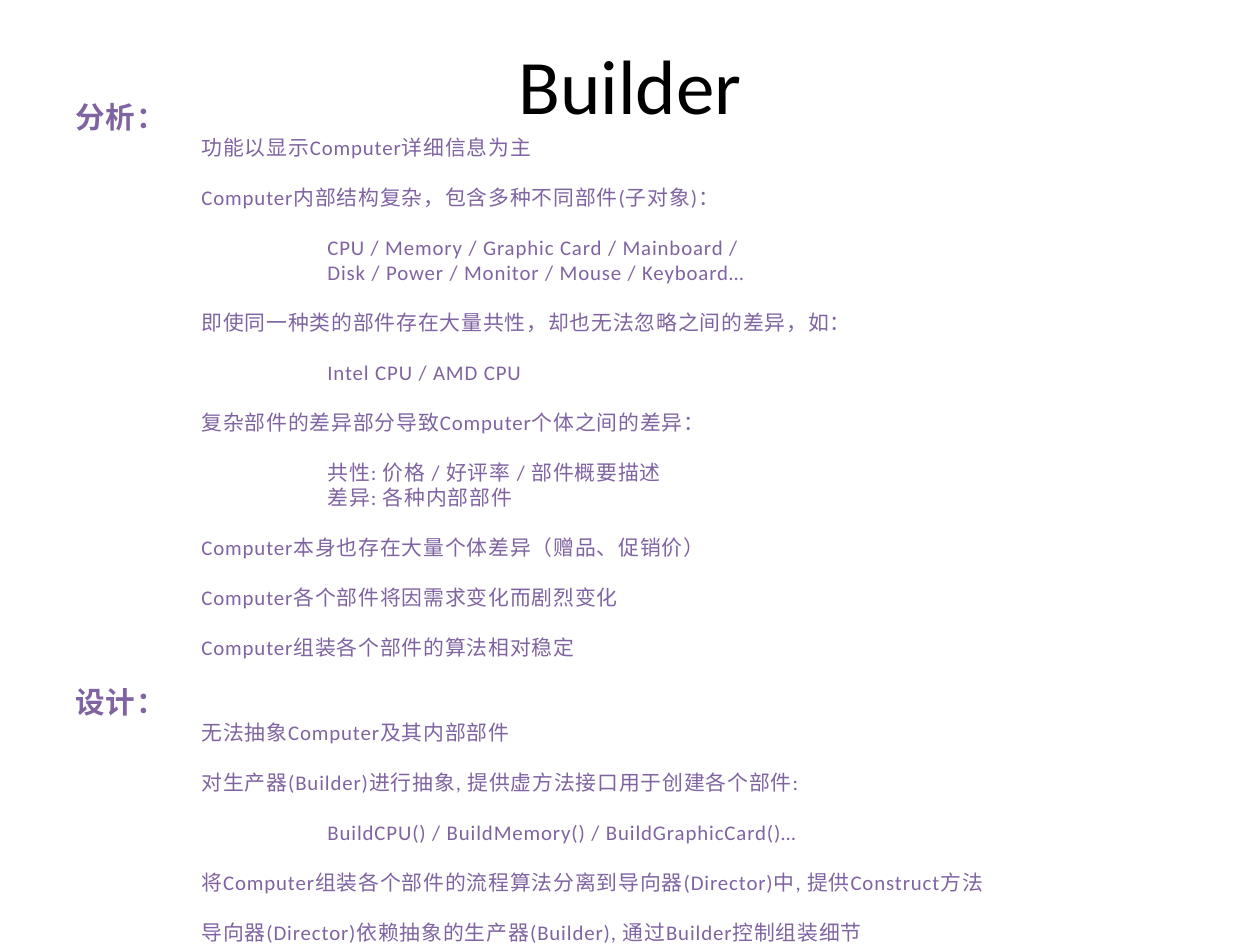
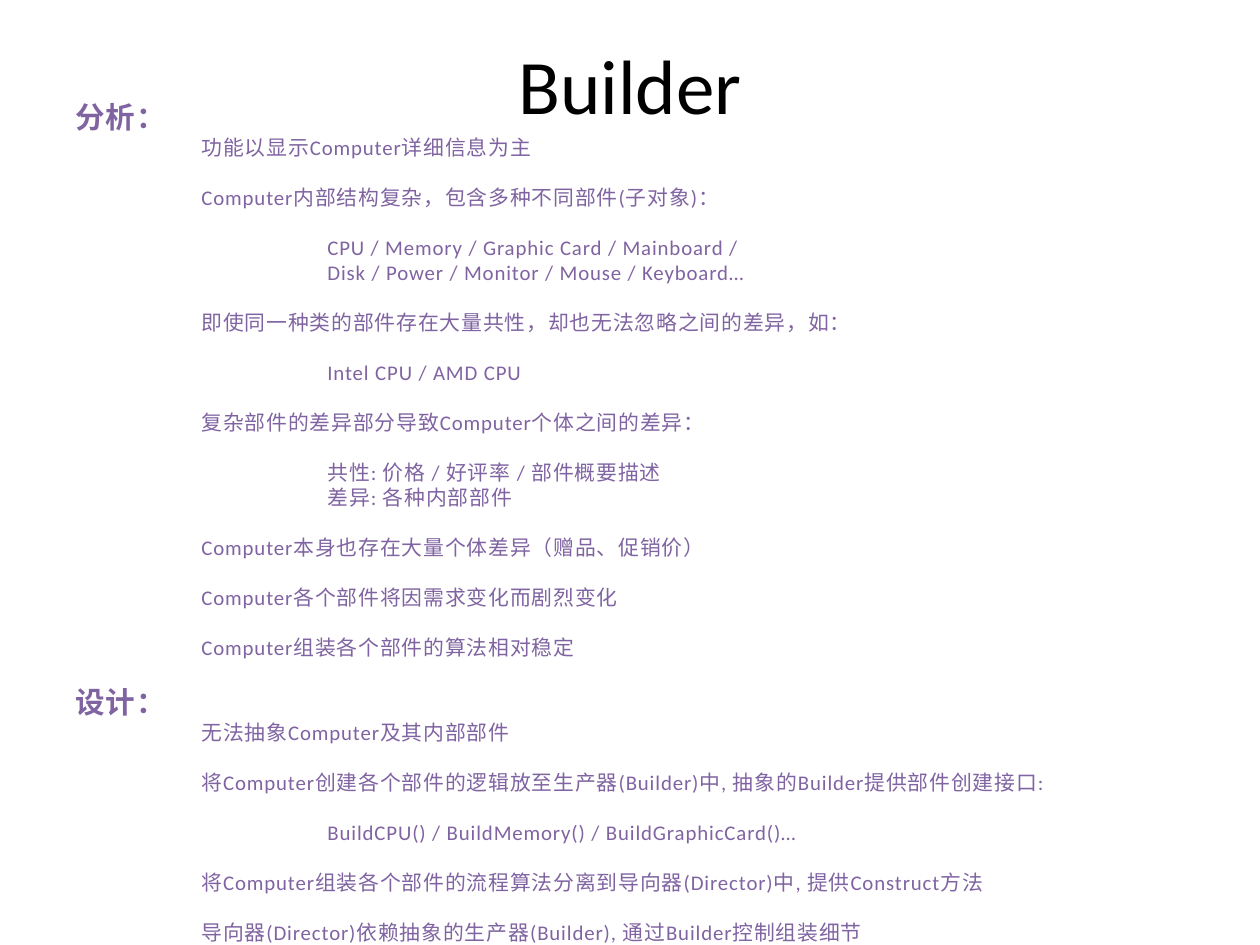
Before and after one commit to PlumpMath/DesignPattern-956, a slide deck: slide 7 of _Doc/DesignPattern.P2.Creational(Bulder).pptx. Drawn at 1260x945 pixels with LibreOffice and Linux fonts; fonts in the diff are those of the drawing. Boxes give left, top, right and bottom in pixels: in the first picture for what was removed or moved away, otherwise in the second. Text is boxed around its words. In the diff, an @@ line names an element or a change of style, - is before the commit and + after.

Commit message:
Updated Builder PPT.

```diff
--- a/_Doc/DesignPattern.P2.Creational(Bulder).pptx
+++ b/_Doc/DesignPattern.P2.Creational(Bulder).pptx
@@ text at bbox=[201, 772, 1044, 794]: text changed @@
-对生产器(Builder)进行抽象, 提供虚方法接口用于创建各个部件:
+将Computer创建各个部件的逻辑放至生产器(Builder)中, 抽象的Builder提供部件创建接口:
```
Also in this commit, not shown: 5 other slides changed.
